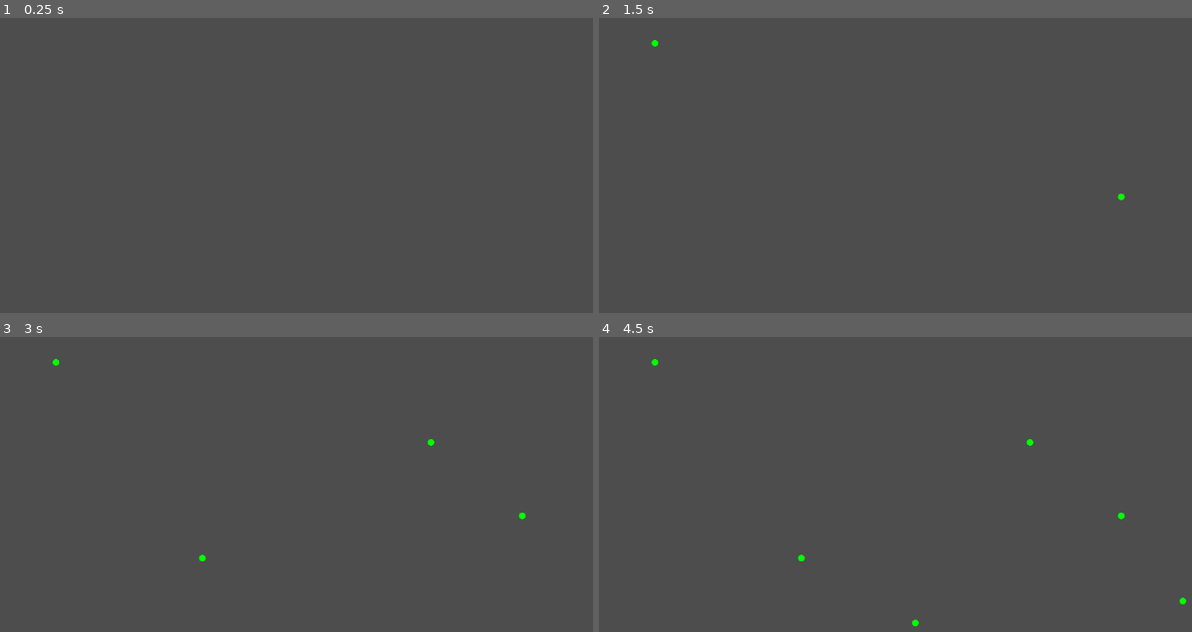
Above: before the commit, frames 1-4 (two rows, left to right).
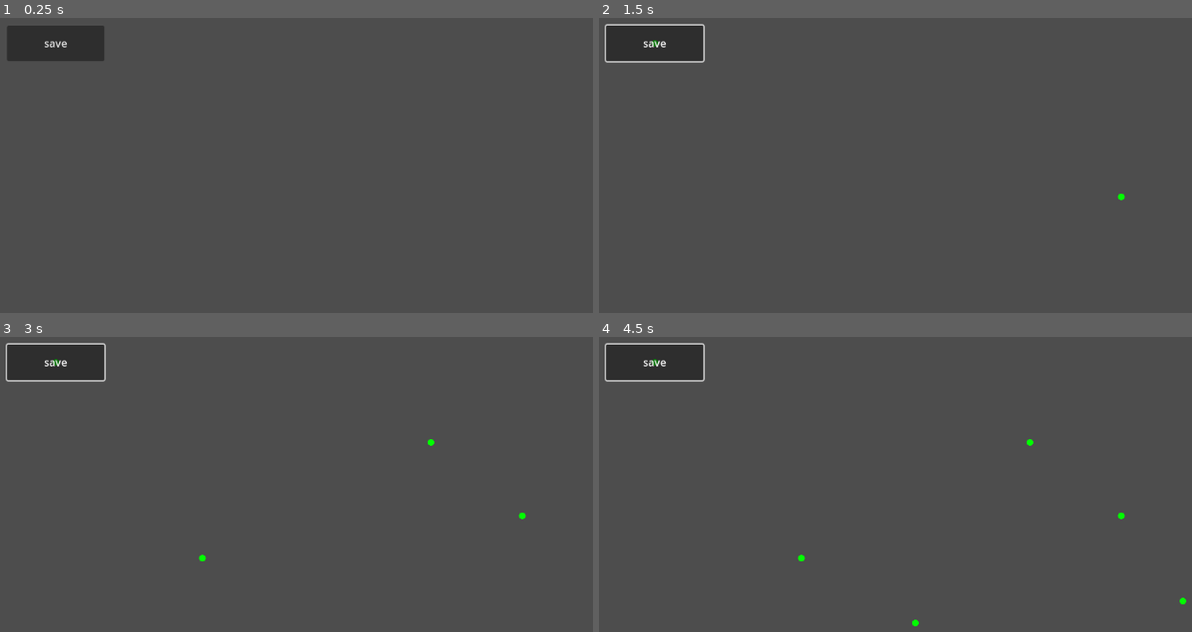
Above: after the commit, the same moments.

Repository: uprun/GRAIL-like
Game: Godot game, scene res://main.tscn
The game is run twice, just before and just after one commit, with the same random seed, the same clock (stepped at 60 frames per second) and the same inputs.
Inputs (mouse positions are in pixels of both pictures, inside the frame that each line leads up to):
- Up to frame 1 (0.25 s): no input
- Up to frame 2 (1.5 s): click (652, 44) at 0.5 s, where only the run after the commit has a clickable "save"; move the mouse to (1120, 197) at 1.27 s; click (1120, 197) at 1.42 s
- Up to frame 3 (3 s): move the mouse to (201, 558) at 2.02 s; click (201, 558) at 2.17 s; move the mouse to (432, 443) at 2.77 s; click (432, 443) at 2.92 s
- Up to frame 4 (4.5 s): move the mouse to (913, 623) at 3.52 s; click (913, 623) at 3.67 s; move the mouse to (1180, 602) at 4.27 s; click (1180, 602) at 4.42 s

The runs differ from the first frame. In frame 1, 1.9% of the frame differs, in the area x 1-18%, y 2-15%; in frame 2, 2.2%, in the area x 0-18%, y 1-16%; in frame 3, 2.2%; in frame 4, 2.2%.

Commit message:
2024-12-15--14h31m10s

Diff:
--- a/main.tscn
+++ b/main.tscn
@@ -4,3 +4,11 @@
 
 [node name="Node2D" type="Node2D"]
 script = ExtResource("1_57xpm")
+
+[node name="Button" type="Button" parent="."]
+offset_left = 51.0
+offset_top = 33.0
+offset_right = 198.0
+offset_bottom = 87.0
+text = "save
+"
